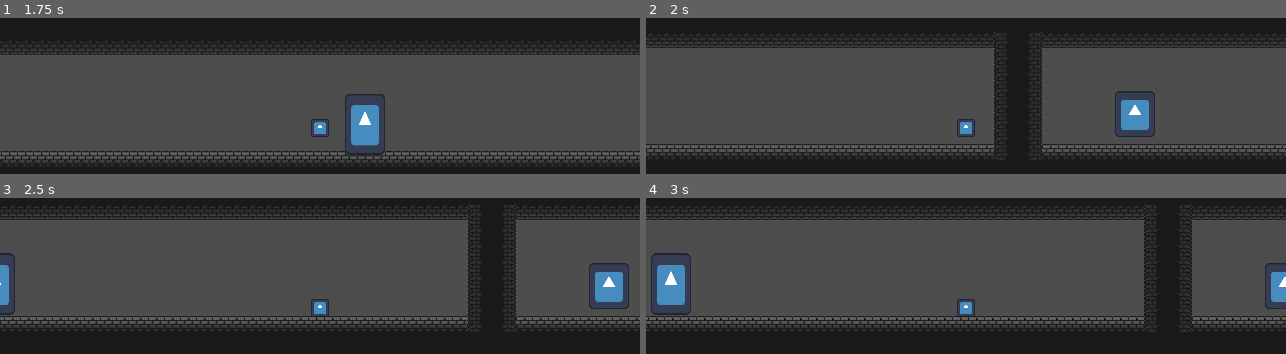
Above: before the commit, frames 1-4 (two rows, left to right).
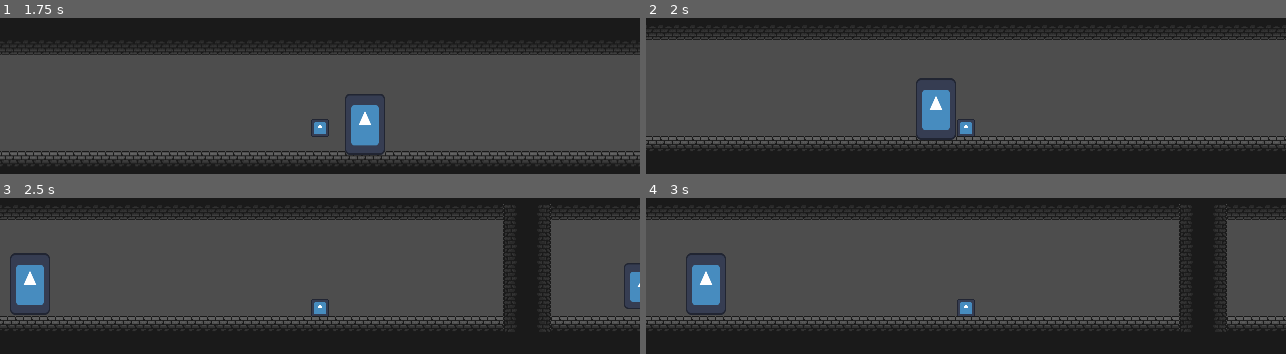
Above: after the commit, the same moments.

Repository: MatthewBL/Gates-and-Gems
Game: Godot game, scene res://scenes/level_manager/level_manager.tscn
Same seed, same stepped clock (60 frames per second), same inputs: the game is played once before the commit and once after it. The engine's default icon, where the game draws it, is replaced by a stand-in: a white triangle on a blue panel in a dark square.
Inputs:
- Up to frame 1 (1.75 s): tap Enter (ui_accept) at 0.5, 0.77, 1.52 s; hold Right (ui_right) from 0.53 s (still down); tap E (interact, bound only after the commit) at 0.6, 1.35 s
- Up to frame 2 (2 s): keep holding Right (ui_right)
- Up to frame 3 (2.5 s): release Right (ui_right) at 2.03 s; hold Left (ui_left) from 2.03 s (still down); tap E (interact, bound only after the commit) at 2.1 s
- Up to frame 4 (3 s): release Left (ui_left) at 2.78 s; hold Right (ui_right) from 2.78 s (still down); tap E (interact, bound only after the commit) at 2.85 s

Frame 1 is identical in both runs. In frame 2, 18% of the frame differs, in the area x 0-100%, y 8-92%; in frame 3, 13%; in frame 4, 13%.

Commit message:
Add E to interact with door

Diff:
--- a/player_movement.gd
+++ b/player_movement.gd
@@ -8,6 +8,24 @@
 const MAX_QUICKSAND_VELOCITY = 100.0
 const QUICKSAND_GRAVITY_MULTIPLIER = 0.2
 var onQuickSand = false
+
+
+var interaction_node: Area2D
+
+
+@onready var interaction_detect: Area2D = %InteractionDetect
+
+
+func _unhandled_input(_event: InputEvent) -> void:
+	if Input.is_action_just_pressed(&"interact"):
+		if interaction_node != null and interaction_node.has_method(&"interact"):
+			interaction_node.interact()
+
+
+func _ready() -> void:
+	interaction_detect.area_entered.connect(on_interaction_entered)
+	interaction_detect.area_exited.connect(on_interaction_exited)
+
 
 func _physics_process(delta: float) -> void:
 	# Add the gravity.
@@ -54,3 +72,12 @@
 
 func _on_quicksand_detect_body_exited(_body: Node2D) -> void:
 	onQuickSand = false;
+
+
+func on_interaction_entered(area: Area2D) -> void:
+	interaction_node = area
+
+
+func on_interaction_exited(area: Area2D) -> void:
+	if interaction_node == area:
+		interaction_node = null
--- a/project.godot
+++ b/project.godot
@@ -26,6 +26,18 @@
 
 Gem="Gems of the level"
 
+[input]
+
+interact={
+"deadzone": 0.2,
+"events": [Object(InputEventKey,"resource_local_to_scene":false,"resource_name":"","device":-1,"window_id":0,"alt_pressed":false,"shift_pressed":false,"ctrl_pressed":false,"meta_pressed":false,"pressed":false,"keycode":0,"physical_keycode":69,"key_label":0,"unicode":101,"location":0,"echo":false,"script":null)
+]
+}
+
+[layer_names]
+
+2d_physics/layer_3="Interaction"
+
 [physics]
 
 3d/physics_engine="Jolt Physics"
--- a/scenes/door.gd
+++ b/scenes/door.gd
@@ -1,5 +1,8 @@
 class_name Door
 extends Area2D
+
+
+signal player_interacted
 
 
 var is_opened: bool = false
@@ -7,3 +10,7 @@
 
 func open_door() -> void:
 	is_opened = true
+
+
+func interact() -> void:
+	player_interacted.emit()
--- a/scenes/door.tscn
+++ b/scenes/door.tscn
@@ -8,6 +8,8 @@
 
 [node name="Door" type="Area2D" unique_id=1757254397]
 scale = Vector2(0.31999025, 0.47999513)
+collision_layer = 4
+collision_mask = 0
 script = ExtResource("1_uvdjg")
 
 [node name="Sprite2D" type="Sprite2D" parent="." unique_id=887197391]
--- a/scenes/levels/level.gd
+++ b/scenes/levels/level.gd
@@ -23,7 +23,7 @@
 
 
 func _ready() -> void:
-	door.body_entered.connect(on_player_entered_door)
+	door.player_interacted.connect(on_player_interacted_door)
 	for child: Node in gem_container.get_children():
 		if child is Gem:
 			child.on_collected.connect(update_gem_count)
@@ -37,6 +37,6 @@
 		door.open_door()
 
 
-func on_player_entered_door(body: Node2D) -> void:
-	if body is PlayerMovement and door.is_opened:
+func on_player_interacted_door() -> void:
+	if door.is_opened:
 		next_level.emit()
--- a/scenes/player.tscn
+++ b/scenes/player.tscn
@@ -8,6 +8,9 @@
 
 [sub_resource type="RectangleShape2D" id="RectangleShape2D_s6nli"]
 size = Vector2(10, 9)
+
+[sub_resource type="RectangleShape2D" id="RectangleShape2D_kpgvn"]
+size = Vector2(24, 24)
 
 [node name="CharacterBody2D" type="CharacterBody2D" unique_id=879361713]
 script = ExtResource("1_g2els")
@@ -29,5 +32,13 @@
 position = Vector2(0, 5.5)
 shape = SubResource("RectangleShape2D_s6nli")
 
+[node name="InteractionDetect" type="Area2D" parent="." unique_id=939871736]
+unique_name_in_owner = true
+collision_layer = 0
+collision_mask = 4
+
+[node name="CollisionShape2D" type="CollisionShape2D" parent="InteractionDetect" unique_id=185873357]
+shape = SubResource("RectangleShape2D_kpgvn")
+
 [connection signal="body_entered" from="QuicksandDetect" to="." method="_on_quicksand_detect_body_entered"]
 [connection signal="body_exited" from="QuicksandDetect" to="." method="_on_quicksand_detect_body_exited"]
